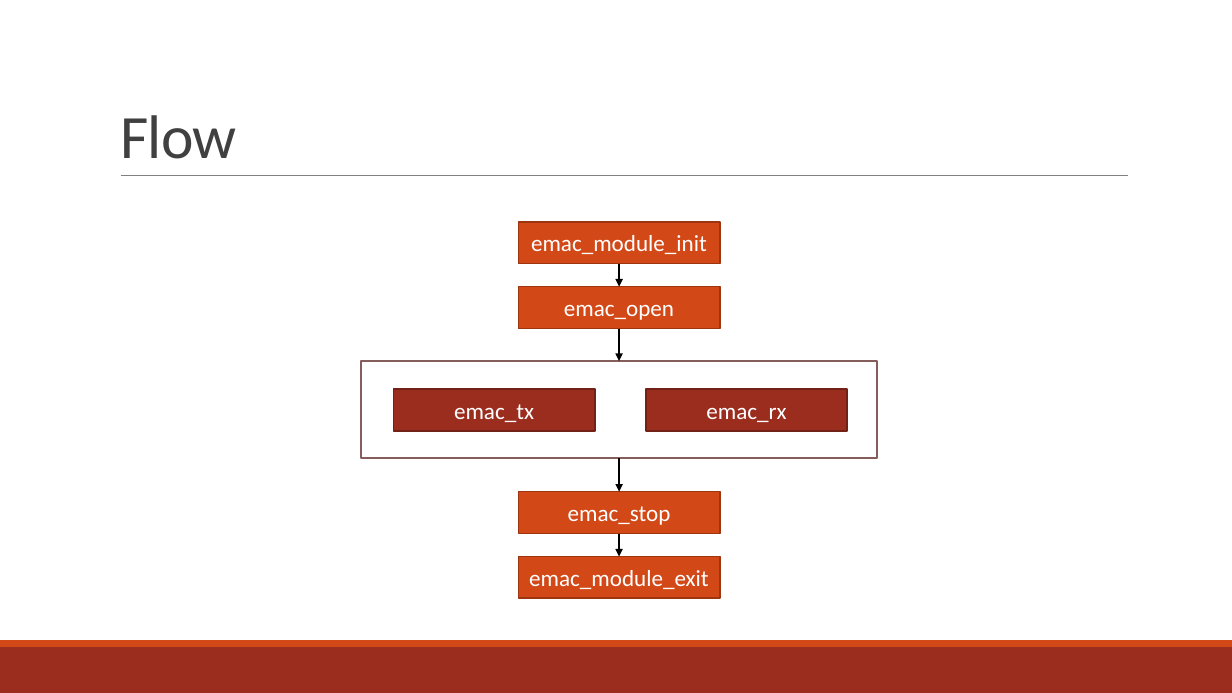
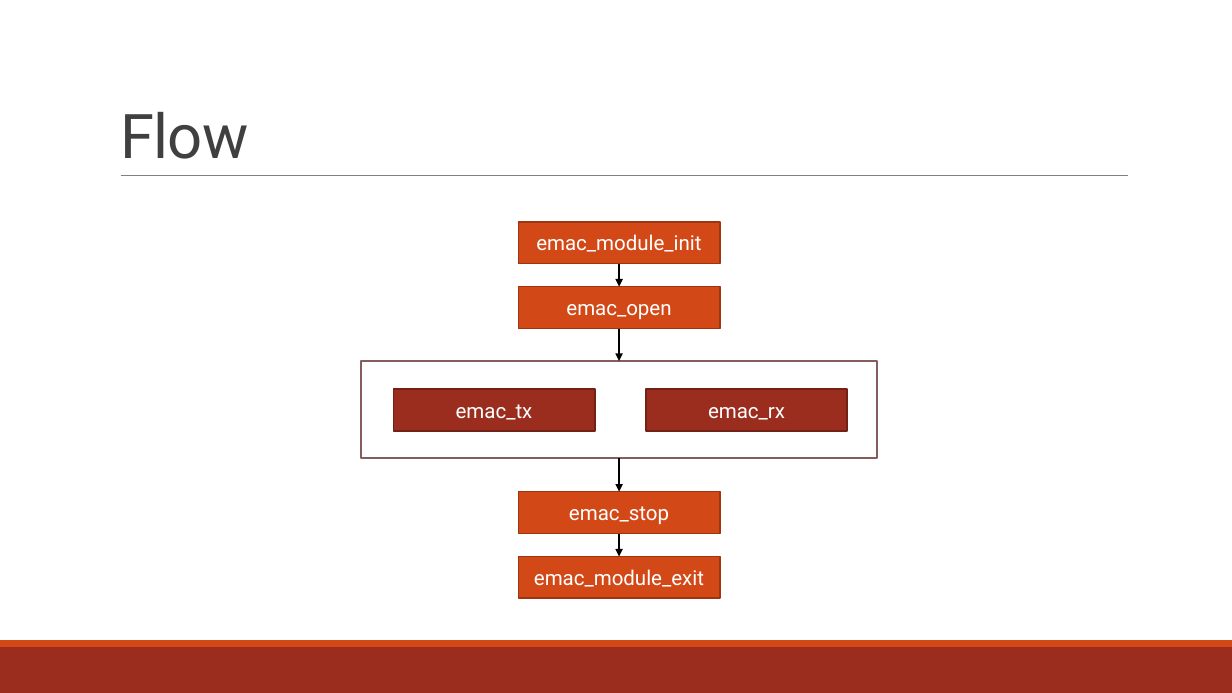
Before and after one commit to minitu/urop_priv, a slide deck: slide 2 of rckemac_detailed.pptx. Drawn at 1232x693 pixels with LibreOffice and Linux fonts; fonts in the diff are those of the drawing. Boxes give left, top, right and bottom in pixels: in the first picture for what was removed or moved away, otherwise in the second. Text is boxed around its words. In the diff, an @@ line names an element or a change of style, - is before the commit and + after.

```diff
--- a/rckemac_detailed.pptx
+++ b/rckemac_detailed.pptx
@@ title "Flow" at bbox=[120, 112, 248, 159]: font Calibri to Roboto @@
@@ size 18 to 16 pt, font Calibri to Roboto in 6 elements at bbox=[518, 222, 720, 263], bbox=[518, 556, 720, 598], bbox=[518, 287, 720, 328], bbox=[518, 492, 720, 533], bbox=[646, 389, 848, 431], bbox=[394, 389, 595, 431] @@
```
Also in this commit, not shown: 11 other slides changed, 1 other file.
